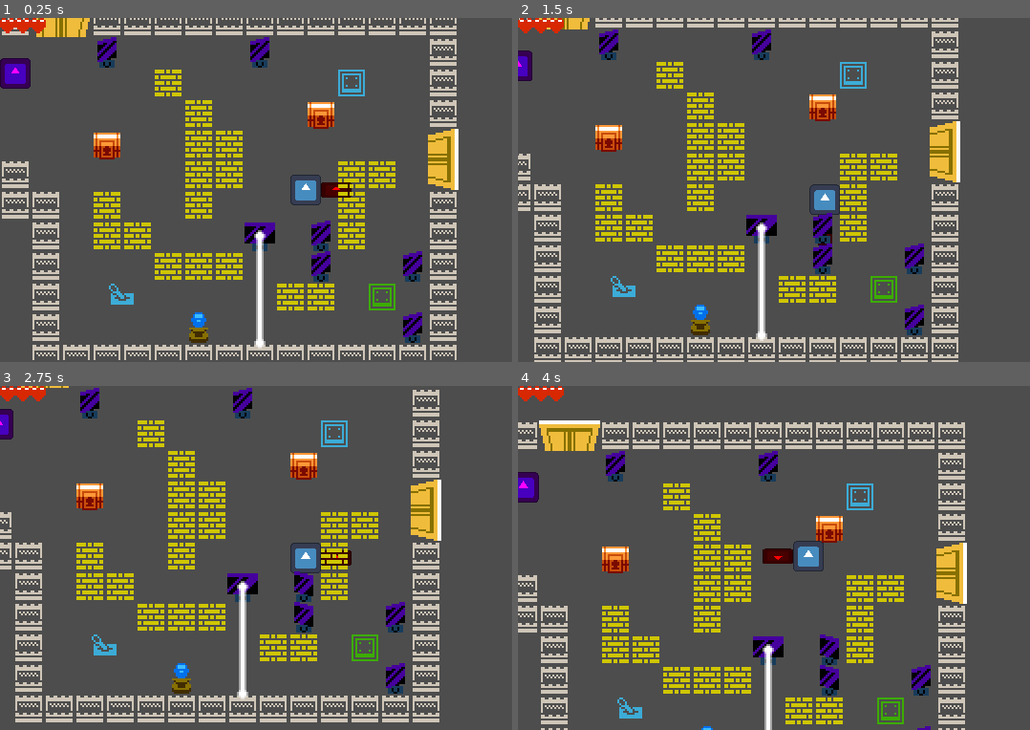
Above: before the commit, frames 1-4 (two rows, left to right).
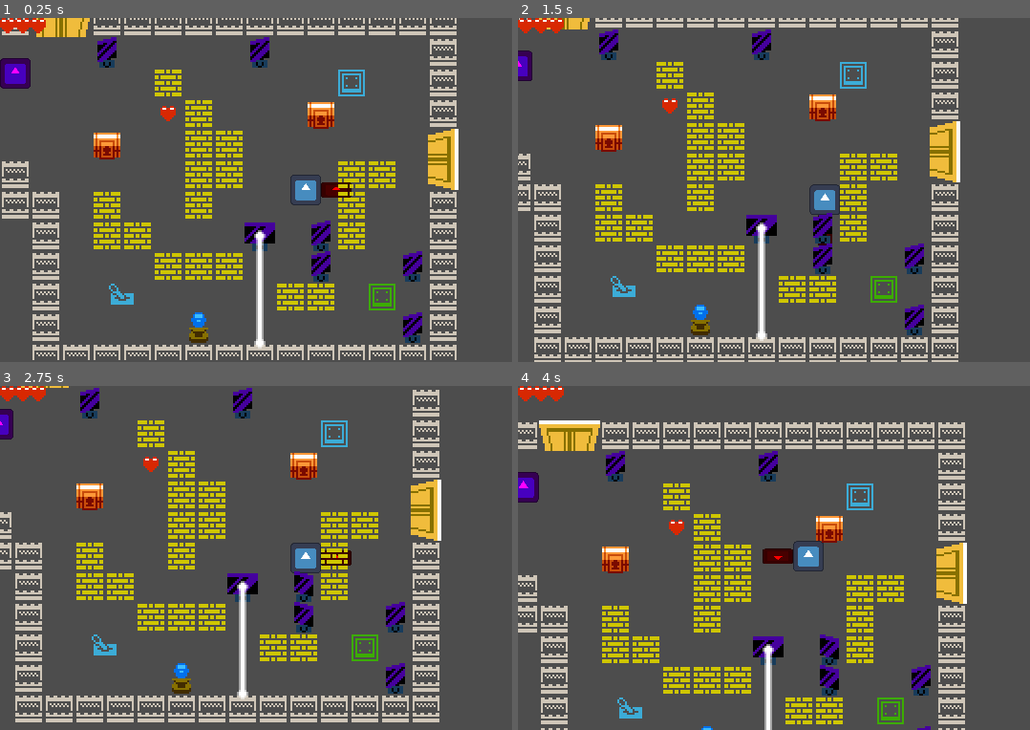
Above: after the commit, the same moments.

Repository: iliys/The-Offering-Godot-Wild-Jam-58-
Game: Godot game, scene res://map/map.tscn
Two runs of this game, one before a commit and one after it. Both use one fixed random seed, a clock stepped at 60 frames per second and the inputs below. The engine's default icon, where the game draws it, is replaced by a stand-in: a white triangle on a blue panel in a dark square.
Inputs:
- Up to frame 1 (0.25 s): no input
- Up to frame 2 (1.5 s): tap Enter at 0.5 s; hold Right (right) 0.53-1.28 s; hold X (attack) 0.53-1.28 s; hold Down (down) from 1.28 s (still down); tap Z (interact) at 1.35 s
- Up to frame 3 (2.75 s): release Down (down) at 2.03 s; hold Right (right) from 2.03 s (still down); hold X (attack) from 2.03 s (still down)
- Up to frame 4 (4 s): tap Space at 2.75 s; release Right (right) at 2.78 s; release X (attack) at 2.78 s; hold Up (up) 2.78-3.53 s; tap Z (interact) at 2.85 s; hold Left (left) from 3.53 s (still down); hold X (attack) from 3.53 s (still down)

The runs differ from the first frame. In frame 1, 0.1% of the frame differs, in the area x 31-35%, y 25-30%; in frame 2, 0.1%; in frame 3, 0.1%; in frame 4, 0.1%.

Commit message:
Added health pickups

Diff:
--- a/actor/player/player.gd
+++ b/actor/player/player.gd
@@ -25,6 +25,8 @@
 
 
 func _unhandled_input(event: InputEvent) -> void:
+	if stunned:
+		return
 	if event.is_action_pressed("attack"):
 		attack()
 	elif event.is_action_pressed("interact"):
--- /dev/null
+++ b/items/health_pickup/health_pickup.gd
@@ -0,0 +1,12 @@
+class_name HealthPickup
+extends Area2D
+
+
+@export var strength := 2
+
+
+func _on_body_entered(body: Node2D) -> void:
+	if body.hp >= body.max_hp:
+		return
+	body.hp += strength
+	queue_free()
--- /dev/null
+++ b/items/health_pickup/health_pickup.tscn
@@ -0,0 +1,21 @@
+[gd_scene load_steps=4 format=3 uid="uid://cyv7g07yfvixl"]
+
+[ext_resource type="Script" path="res://items/health_pickup/health_pickup.gd" id="1_08pgb"]
+[ext_resource type="Texture2D" uid="uid://cl0jd1rkksxbs" path="res://ui/icons/health_full.png" id="1_62ecj"]
+
+[sub_resource type="CircleShape2D" id="CircleShape2D_44b5d"]
+radius = 6.0
+
+[node name="HealthPickup" type="Area2D"]
+collision_layer = 0
+collision_mask = 2
+monitorable = false
+script = ExtResource("1_08pgb")
+
+[node name="Sprite2D" type="Sprite2D" parent="."]
+texture = ExtResource("1_62ecj")
+
+[node name="CollisionShape2D" type="CollisionShape2D" parent="."]
+shape = SubResource("CircleShape2D_44b5d")
+
+[connection signal="body_entered" from="." to="." method="_on_body_entered"]
--- a/map/map.tscn
+++ b/map/map.tscn
@@ -14,6 +14,7 @@
 [ext_resource type="PackedScene" uid="uid://cuwmprg4wsv0h" path="res://triggers/crystal/crystal.tscn" id="10_rwe7k"]
 [ext_resource type="PackedScene" uid="uid://nxpk8pdc1kso" path="res://items/key_pickup/key_0.tscn" id="11_ogjob"]
 [ext_resource type="PackedScene" uid="uid://cfdn845oa72qe" path="res://items/key_pickup/key_1.tscn" id="12_mqaik"]
+[ext_resource type="PackedScene" uid="uid://cyv7g07yfvixl" path="res://items/health_pickup/health_pickup.tscn" id="15_d5h7c"]
 [ext_resource type="PackedScene" uid="uid://dwhag178pphjo" path="res://map/mirror/mirror.tscn" id="15_wpcqk"]
 [ext_resource type="PackedScene" uid="uid://csc8xxh2rx5at" path="res://map/mirror/bounce_mirror.tscn" id="16_3mowk"]
 
@@ -3981,6 +3982,10 @@
 [node name="Chest2" parent="Items" instance=ExtResource("10_fxbgc")]
 position = Vector2(8, -40)
 id = 0
+drops = Array[PackedScene]([ExtResource("15_d5h7c")])
+
+[node name="HealthPickup" parent="Items" instance=ExtResource("15_d5h7c")]
+position = Vector2(-72, -40)
 
 [node name="Boxes" type="Node2D" parent="."]
 
Not shown: 1 places in map/map.tscn that only renumber resources
